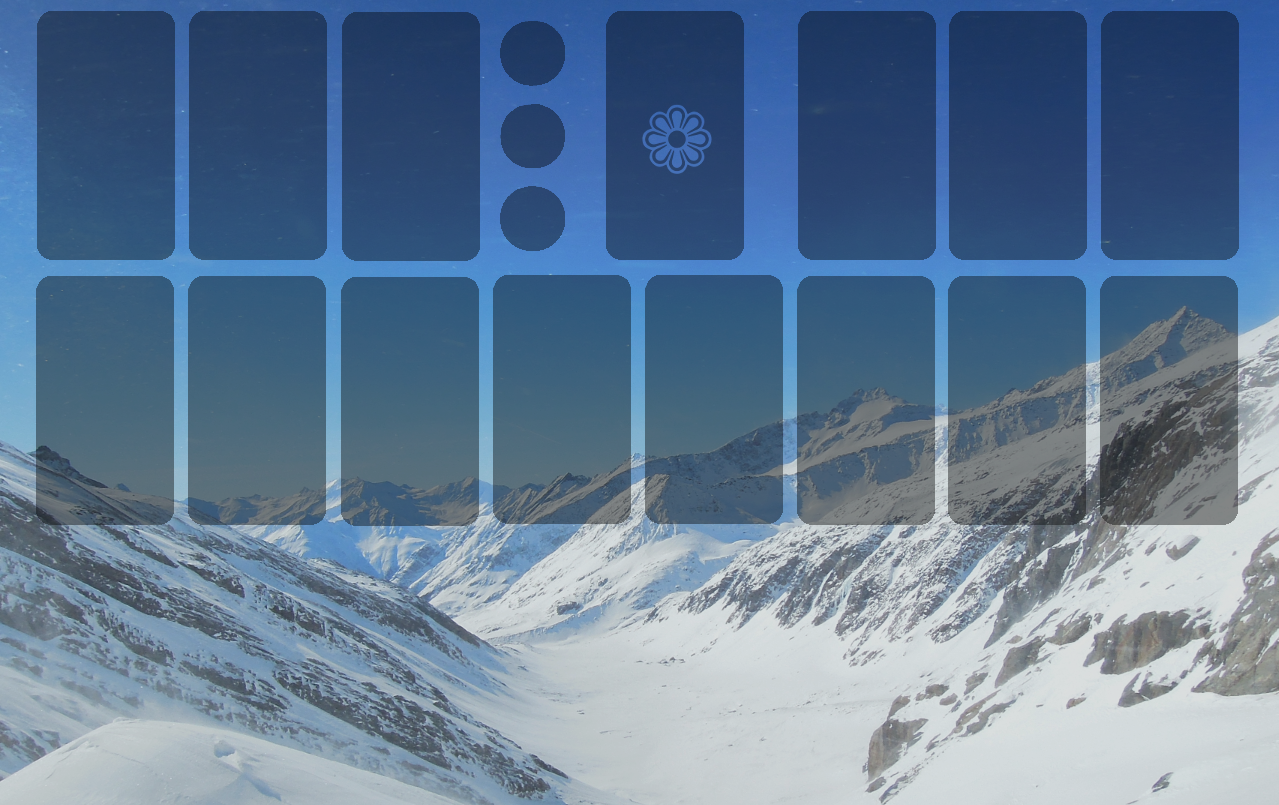
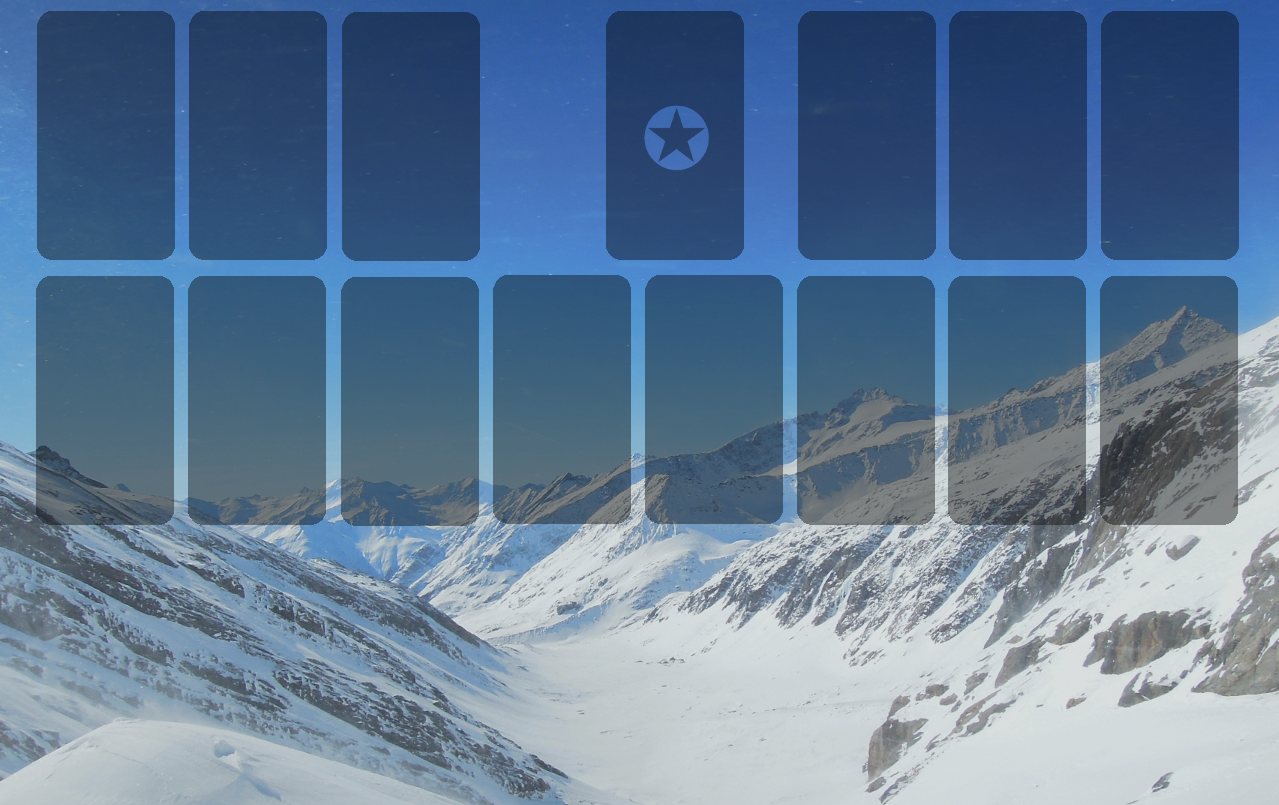
Layers edited between the first and the second 1279x805 image:
hid "Layer #1" over bbox(500, 21, 565, 251)
painted on "Layer" over bbox(642, 104, 712, 174)
